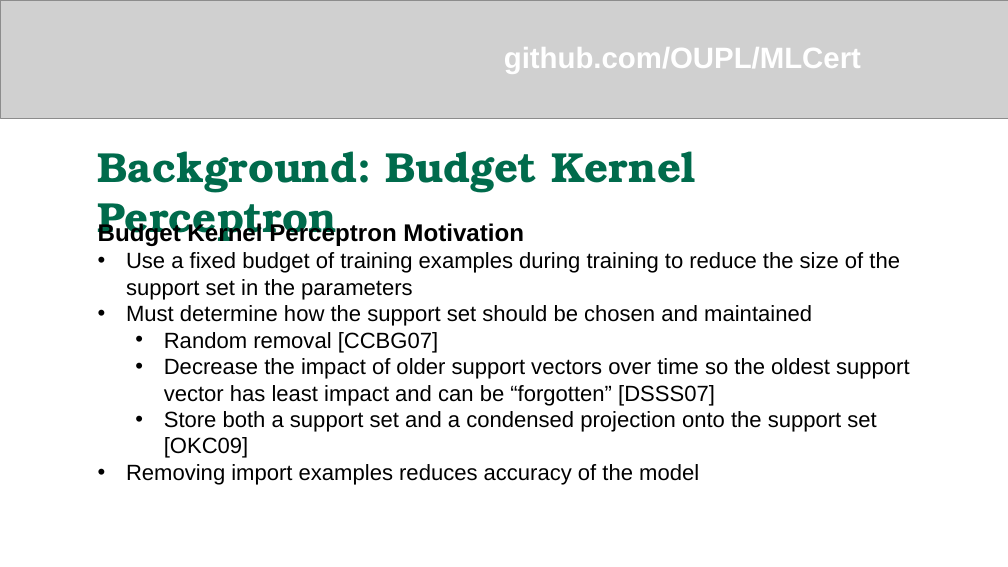
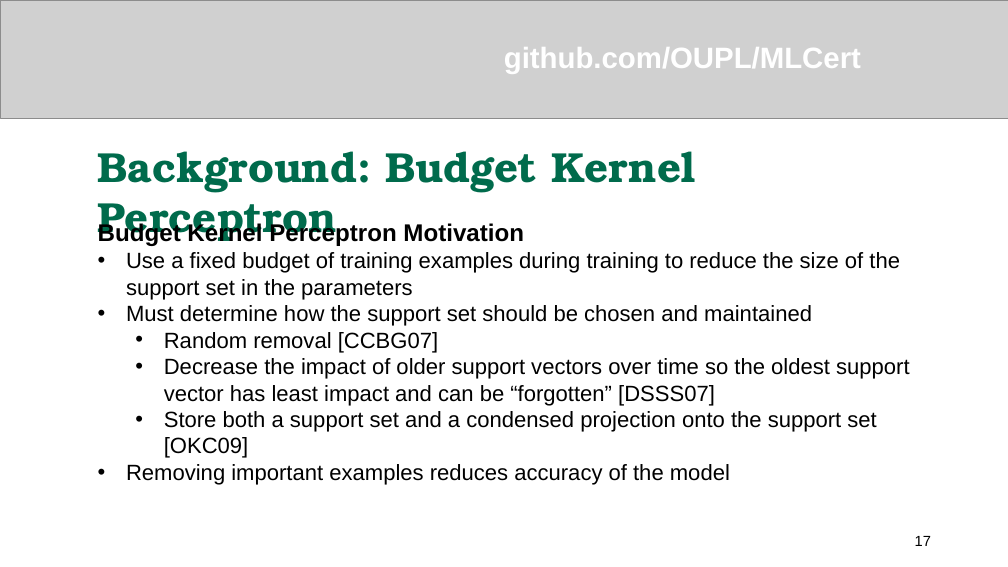
Before and after one commit to robinjanette/kpthesis, a slide deck: slide 17 of DefenseSlides.pptx (slide 14 before the commit). Drawn at 1008x567 pixels with LibreOffice and Linux fonts; fonts in the diff are those of the drawing; grey boxes stand for pictures. Boxes give left, top, right and bottom in pixels: in the first picture for what was removed or moved away, otherwise in the second. Text is boxed around its words. In the diff, an @@ line names an element or a change of style, - is before the commit and + after.

```diff
--- a/DefenseSlides.pptx
+++ b/DefenseSlides.pptx
@@ text at <box>126,464,730,485</box>: text changed @@
-• Removing import examples reduces accuracy of the model
+• Removing important examples reduces accuracy of the model
@@ page number added at <box>915,536,931,546</box>, 14 pt, text #000000 @@
+17
```
Also in this commit, not shown: 36 other slides changed, 3 slides added.
